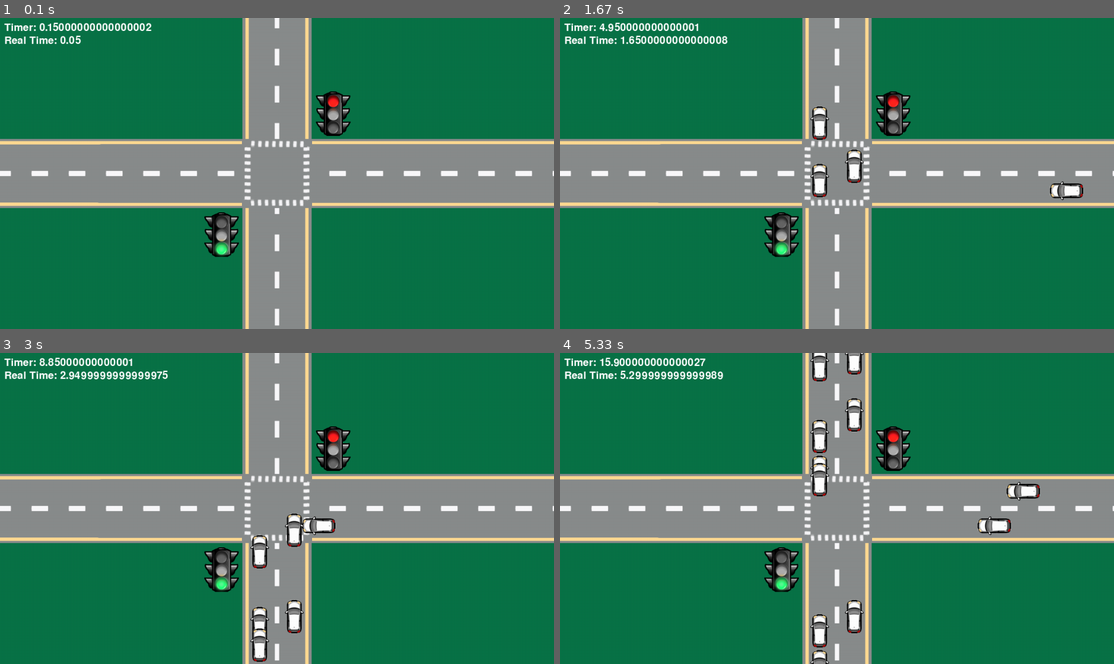
Above: before the commit, frames 1-4 (two rows, left to right).
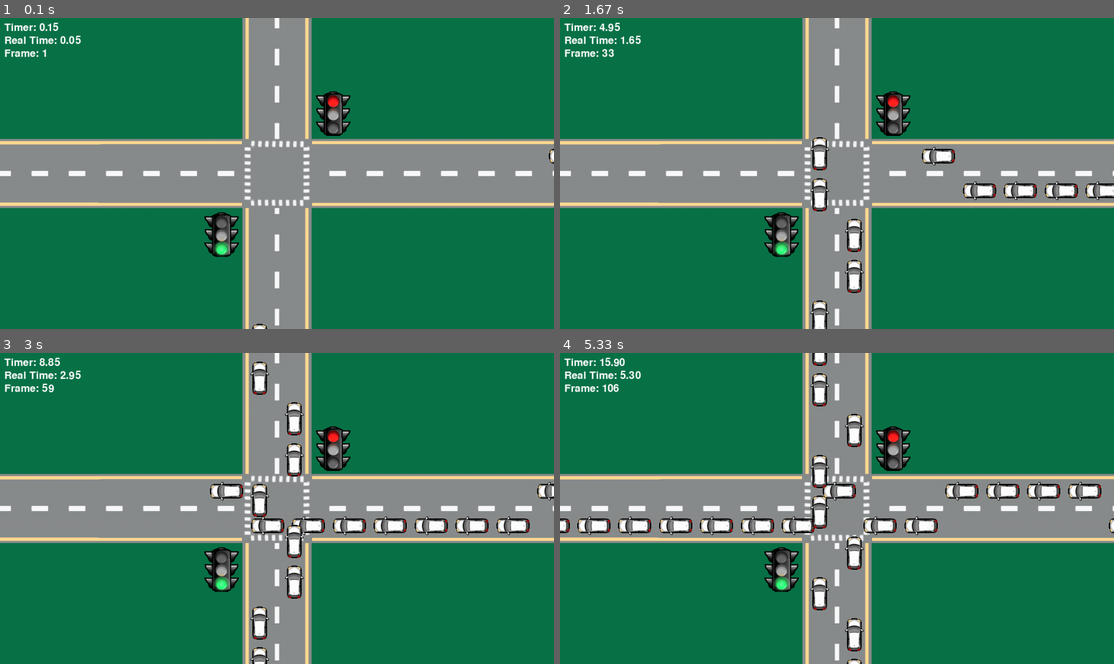
Above: after the commit, the same moments.

Repository: IChaudhry892/csce-4430-project
Game: pygame game, started from pygame-traffic-test/main.py
The game is run twice, just before and just after one commit, with the same random seed, the same clock (stepped at 60 frames per second) and the same inputs.
Inputs:
- Up to frame 1 (0.1 s): no input
- Up to frame 2 (1.67 s): no input
- Up to frame 3 (3 s): no input
- Up to frame 4 (5.33 s): no input

The runs differ from the first frame. In frame 1, 0.5% of the frame differs, in the area x 0-100%, y 1-100%; in frame 2, 3.6%; in frame 3, 5.1%; in frame 4, 7.2%, in the area x 0-100%, y 0-100%.

Commit message:
Fix vehicles spawning inside each other and add frame counter to HUD.
Update vehicle spawning so they don't spawn inside each other using is_vehicle_spawn_occupied() and can_vehicle_spawn() in Road.py. Add a frame counter to the HUD in Display.py.

Diff:
--- a/pygame-traffic-test/Animation/Display.py
+++ b/pygame-traffic-test/Animation/Display.py
@@ -8,7 +8,7 @@
         self.images = images
         self.font = pygame.font.SysFont(None, 36)
 
-    def redrawSimulationWindow(self, handler, timer: float, real_time: float) -> None:
+    def redrawSimulationWindow(self, handler, timer: float, real_time: float, frame_count: int) -> None:
         """Redraw the entire simulation window with the current state"""
         self.screen.blit(self.images["background"], (0, 0))
 
@@ -19,9 +19,11 @@
         handler.drawSimulatables(self.screen)
 
         # HUD: Display virtual timer and real-time elapsed
-        timer_text = self.font.render(f'Timer: {timer}', True, (255, 255, 255))
-        real_time_text = self.font.render(f'Real Time: {real_time}', True, (255, 255, 255))
+        timer_text = self.font.render(f'Timer: {timer:.2f}', True, (255, 255, 255))
+        real_time_text = self.font.render(f'Real Time: {real_time:.2f}', True, (255, 255, 255))
+        frame_count_text = self.font.render(f'Frame: {frame_count}', True, (255, 255, 255))
         self.screen.blit(timer_text, (10, 10))
         self.screen.blit(real_time_text, (10, 40))
+        self.screen.blit(frame_count_text, (10, 70))
 
         pygame.display.update()
--- a/pygame-traffic-test/Graphics/SimulationGraphicConfig.py
+++ b/pygame-traffic-test/Graphics/SimulationGraphicConfig.py
@@ -40,12 +40,15 @@
     # Vehicle Constants
     VEHICLE_WIDTH = 80
     VEHICLE_HEIGHT = 60
+    VERTICAL_ROAD_VEHICLE_START_Y = SCREEN_HEIGHT
+    HORIZONTAL_ROAD_VEHICLE_START_X = SCREEN_WIDTH
     LANE_STARTING_POSITIONS = {
-        "vertical_road_left_lane": [(SCREEN_WIDTH // 2) - (ROAD_WIDTH // 4) - (VEHICLE_HEIGHT // 2), SCREEN_HEIGHT],
-        "vertical_road_right_lane": [SCREEN_WIDTH // 2 + (ROAD_WIDTH // 4) - (VEHICLE_HEIGHT // 2), SCREEN_HEIGHT],
-        "horizontal_road_left_lane": [SCREEN_WIDTH, (SCREEN_HEIGHT // 2) + (ROAD_WIDTH // 4) - (VEHICLE_HEIGHT // 2)],
-        "horizontal_road_right_lane": [SCREEN_WIDTH, (SCREEN_HEIGHT // 2) - (ROAD_WIDTH // 4) - (VEHICLE_HEIGHT // 2)]
+        "vertical_road_left_lane": [(SCREEN_WIDTH // 2) - (ROAD_WIDTH // 4) - (VEHICLE_HEIGHT // 2), VERTICAL_ROAD_VEHICLE_START_Y],
+        "vertical_road_right_lane": [SCREEN_WIDTH // 2 + (ROAD_WIDTH // 4) - (VEHICLE_HEIGHT // 2), VERTICAL_ROAD_VEHICLE_START_Y],
+        "horizontal_road_left_lane": [HORIZONTAL_ROAD_VEHICLE_START_X, (SCREEN_HEIGHT // 2) + (ROAD_WIDTH // 4) - (VEHICLE_HEIGHT // 2)],
+        "horizontal_road_right_lane": [HORIZONTAL_ROAD_VEHICLE_START_X, (SCREEN_HEIGHT // 2) - (ROAD_WIDTH // 4) - (VEHICLE_HEIGHT // 2)]
     }
+    VEHICLE_SPAWN_GAP_METERS = 0.5  # Minimum gap between spawned vehicles in meters
 
     # Traffic Signal Constants
     TRAFFIC_SIGNAL_WIDTH = 80
--- a/pygame-traffic-test/Road/Road.py
+++ b/pygame-traffic-test/Road/Road.py
@@ -29,9 +29,32 @@
         Returns a Vehicle instance; caller should add it to the scenario.
         """
         lane_id = random.choice(["left_lane", "right_lane"])
+
         if self.road_id == SimulationConfig.ROAD_IDS["Vertical Road"]:
             img = images['car_north']
             return Vehicle(SimulationGraphicConfig.VEHICLE_HEIGHT, SimulationGraphicConfig.VEHICLE_WIDTH, SimulationConfig.VEHICLE_VELOCITY_MPS, img, self.road_id, lane_id)
         elif self.road_id == SimulationConfig.ROAD_IDS["Horizontal Road"]:
             img = images['car_west']
             return Vehicle(SimulationGraphicConfig.VEHICLE_WIDTH, SimulationGraphicConfig.VEHICLE_HEIGHT, SimulationConfig.VEHICLE_VELOCITY_MPS, img, self.road_id, lane_id)
+
+    def is_vehicle_spawn_occupied(self, vehicle, min_distance):
+        """Check if a vehicle is too close to the spawn point"""
+        if self.road_id == SimulationConfig.ROAD_IDS["Vertical Road"]:
+            return abs(vehicle.y - SimulationGraphicConfig.VERTICAL_ROAD_VEHICLE_START_Y) < min_distance
+        elif self.road_id == SimulationConfig.ROAD_IDS["Horizontal Road"]:
+            return abs(vehicle.x - SimulationGraphicConfig.HORIZONTAL_ROAD_VEHICLE_START_X) < min_distance
+        return False
+
+    def can_spawn_vehicle(self, scenario) -> bool:
+        """Check if a vehicle can be spawned on this road based on existing vehicles in each lane"""
+        for lane_id in ["left_lane", "right_lane"]:
+            lane_key = f"{self.road_id}_{lane_id}"
+            vehicles_in_lane = scenario.vehicle_lanes[lane_key]
+
+            # Check if any vehicle in the lane is too close to the spawn point
+            for vehicle in vehicles_in_lane:
+                min_spawn_distance = max(SimulationGraphicConfig.VEHICLE_WIDTH, SimulationGraphicConfig.VEHICLE_HEIGHT) + (SimulationGraphicConfig.VEHICLE_SPAWN_GAP_METERS * SimulationConfig.PIXELS_PER_METER)
+                if self.is_vehicle_spawn_occupied(vehicle, min_spawn_distance):
+                    print(f"Cannot spawn on {lane_key}: too close to existing vehicle at ({vehicle.x}, {vehicle.y})")
+                    return False  # Cannot spawn if any vehicle is too close
+        return True
--- a/pygame-traffic-test/SimulationToolbox/Scenario.py
+++ b/pygame-traffic-test/SimulationToolbox/Scenario.py
@@ -18,6 +18,14 @@
         self.intersection = None # Intersection object
         self.images = images    # Images dictionary for loading graphics
 
+        # Lists for tracking vehicles in each lane
+        self.vehicle_lanes = {
+            "vertical_road_left_lane": [],
+            "vertical_road_right_lane": [],
+            "horizontal_road_left_lane": [],
+            "horizontal_road_right_lane": []
+        }
+
         # FOR TESTING: Track how many vehicles spawned per lane (keys: "vertical_road_left_lane", etc.)
         self.spawn_counts = {
             "vertical_road_left_lane": 0,
@@ -26,12 +34,21 @@
             "horizontal_road_right_lane": 0
         }
 
+    def register_vehicle(self, vehicle: Vehicle) -> None:
+        """Add a vehicle to components list and the appropriate lane list"""
+        self.addComponent(vehicle)
+        lane_key = f"{vehicle.road_id}_{vehicle.lane_id}"
+        self.vehicle_lanes[lane_key].append(vehicle)
+
+        # FOR TESTING: Update spawn counts
+        self.spawn_counts[lane_key] += 1
+
     def buildScenario(self):
         """Abstract method to be implemented by subclass (probably Main)""" # nvm, using it in scenarioHandler right now
         ROAD_VERTICAL = Road(0, 0, SimulationGraphicConfig.ROAD_VERTICAL_LENGTH, SimulationConfig.TRAFFIC_INTENSITIES["high"], SimulationConfig.ROAD_IDS["Vertical Road"], self.images['road_vertical'])
         self.addComponent(ROAD_VERTICAL)
-        ROAD_HORIZONAL = Road(0, 0, SimulationGraphicConfig.ROAD_HORIZONTAL_LENGTH, SimulationConfig.TRAFFIC_INTENSITIES["low"], SimulationConfig.ROAD_IDS["Horizontal Road"], self.images['road_horizontal'])
-        self.addComponent(ROAD_HORIZONAL)
+        ROAD_HORIZONTAL = Road(0, 0, SimulationGraphicConfig.ROAD_HORIZONTAL_LENGTH, SimulationConfig.TRAFFIC_INTENSITIES["high"], SimulationConfig.ROAD_IDS["Horizontal Road"], self.images['road_horizontal'])
+        self.addComponent(ROAD_HORIZONTAL)
         INTERSECTION = Intersection(0, 0, self.images['intersection'])
         self.addComponent(INTERSECTION)
         SIGNAL_ROAD_VERTICAL = TrafficSignal(SimulationGraphicConfig.SIGNAL_ROAD_VERTICAL_X_POS, SimulationGraphicConfig.SIGNAL_ROAD_VERTICAL_Y_POS, self.images['signal_red'])
@@ -53,7 +70,6 @@
 
     def removeComponent(self, o: object) -> None:
         """Remove a component from the scenario in the appropriate list"""
-        # ONLY USED FOR REMOVING VEHCILES CURRENTLY
         if o is None:
             return
         if o in self.components:
@@ -64,6 +80,14 @@
             self.animatables.remove(o)
         if isinstance(o, Intersection) and self.intersection is o:
             self.intersection = None
+        if isinstance(o, Vehicle):
+            self.remove_vehicle(o)
+
+    def remove_vehicle(self, vehicle) -> None:
+        """Remove a vehicle from its lane list"""
+        lane_key = f"{vehicle.road_id}_{vehicle.lane_id}"
+        if vehicle in self.vehicle_lanes[lane_key]:
+            self.vehicle_lanes[lane_key].remove(vehicle)
 
     def getComponents(self) -> list:
         """Get all components in the scenario"""
--- a/pygame-traffic-test/SimulationToolbox/ScenarioHandler.py
+++ b/pygame-traffic-test/SimulationToolbox/ScenarioHandler.py
@@ -19,6 +19,7 @@
         self.running = True
         self.real_time = SimulationConfig.REAL_TIME
         self.timer = SimulationConfig.TIMER
+        self.frame_count = SimulationConfig.FRAME_COUNT
         self.stop_real_time = SimulationConfig.STOP_REAL_TIME
         self.speed_factor = SimulationConfig.SPEED_FACTOR
 
@@ -39,36 +40,38 @@
 
     def isTerminated(self) -> bool:
         """Check if the simulation scenario is terminated"""
-        pass
+        if self.real_time >= self.stop_real_time:
+            return True
+        for event in pygame.event.get():
+            if event.type == pygame.QUIT:
+                return True
+        return False
 
     def runSimulation(self) -> None:
         """Run the simulation scenario"""
         self.scenario.buildScenario()
 
         while self.running:
+            # Check termination conditions
+            if self.isTerminated():
+                self.cleanup()
+                self.running = False
+
             # Timing control
+            self.frame_count += 1
             real_time_per_frame = self.clock.tick(self.fps) / 1000.0
             self.real_time += real_time_per_frame
             virtual_time_per_frame = real_time_per_frame * self.speed_factor
             self.timer += virtual_time_per_frame
-            if self.real_time >= self.stop_real_time:
-                self.running = False
-
-            # Event handler, pygame.Quit means user closed the game window
-            for event in pygame.event.get():
-                if event.type == pygame.QUIT:
-                    self.running = False
 
             # Spawn vehicles based on traffic intensity for each road
             for road in self.scenario.getComponents():
-                if isinstance(road, Road):
-                    if random.random() < road.getTrafficIntensity():
+                if isinstance(road, Road) and random.random() < road.getTrafficIntensity() and road.can_spawn_vehicle(self.scenario):
                         vehicle = road.create_vehicle(self.scenario.images)
-                        self.scenario.addComponent(vehicle)
+                        self.scenario.register_vehicle(vehicle)
 
                         # FOR TESTING: Update and print spawn counts
-                        lane_key = f"{road.getRoadID()}_{vehicle.lane_id}"
-                        self.scenario.spawn_counts[lane_key] += 1
+                        lane_key = f"{vehicle.road_id}_{vehicle.lane_id}"
                         print(f"Spawned vehicle in {lane_key}: total={self.scenario.spawn_counts[lane_key]}")
 
             # Update simulatable components (just vehicles for now)
@@ -78,11 +81,13 @@
                     self.scenario.removeComponent(simulatable)
 
             # Redraw the simulation window
-            self.display.redrawSimulationWindow(self, self.timer, self.real_time)
+            self.display.redrawSimulationWindow(self, self.timer, self.real_time, self.frame_count)
 
     def cleanup(self) -> None:
         """Cleanup resources used by the scenario handler"""
-        pass
+        while self.scenario.getComponents():
+            component = self.scenario.getComponents()[0]
+            self.scenario.removeComponent(component)
 
     def calculateAverageTime(self) -> float:
         """Calculate the average waiting time of all vehicles in the scenario??"""
--- a/pygame-traffic-test/SimulationToolbox/SimulationConfig.py
+++ b/pygame-traffic-test/SimulationToolbox/SimulationConfig.py
@@ -1,12 +1,13 @@
 class SimulationConfig:
-    VEHICLE_VELOCITY_MPS = 11.11    # 40 km/h = 11.11 m/s
+    VEHICLE_VELOCITY_MPS = 9    # 32.4 km/h = 9 m/s
     PIXELS_PER_METER = 10   # 10 pixels = 1 meter, 0.1 meter = 10 pixels
 
     FPS = 20                # Frames per second
     SPEED_FACTOR = 3.0      # Simulation runs 3x faster than real time
     REAL_TIME = 0.0         # Real-time elapsed in seconds
     TIMER = 0.0             # Virtual time elapsed in seconds
+    FRAME_COUNT = 0         # Frame counter
     STOP_REAL_TIME = 30.0   # Stop simulation after 30 real-time seconds
 
     ROAD_IDS = {"Vertical Road": "vertical_road", "Horizontal Road": "horizontal_road"}
-    TRAFFIC_INTENSITIES = {"high": 0.15, "medium": 0.10, "low": 0.05} # Chance of spawning a vehicle per virtual minute per road
+    TRAFFIC_INTENSITIES = {"high": 15, "medium": 0.10, "low": 0.05} # Chance of spawning a vehicle per virtual minute per road
